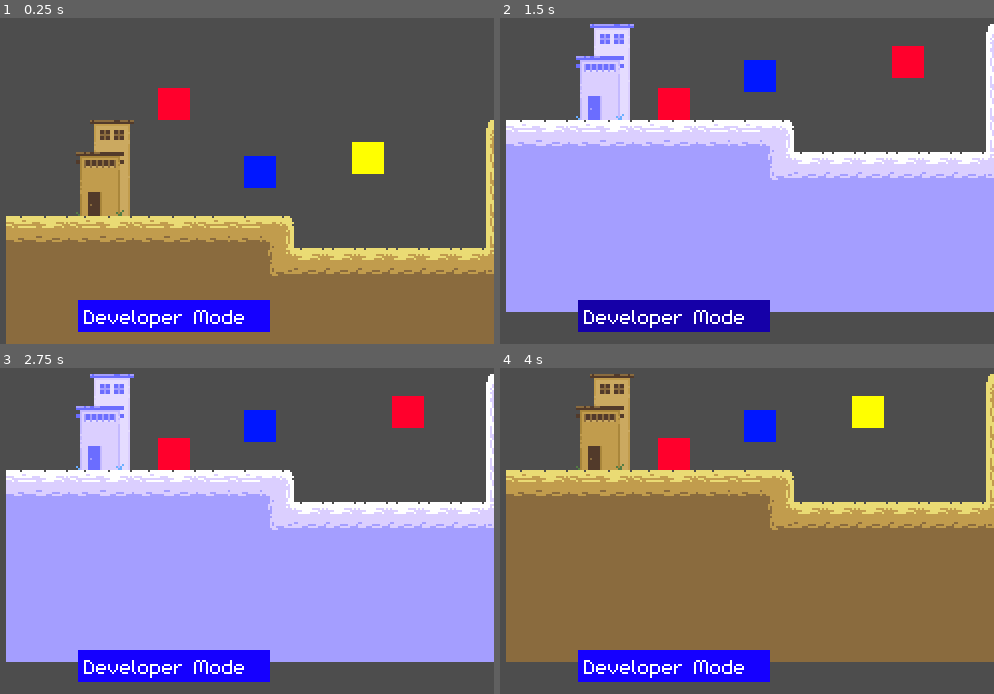
Above: before the commit, frames 1-4 (two rows, left to right).
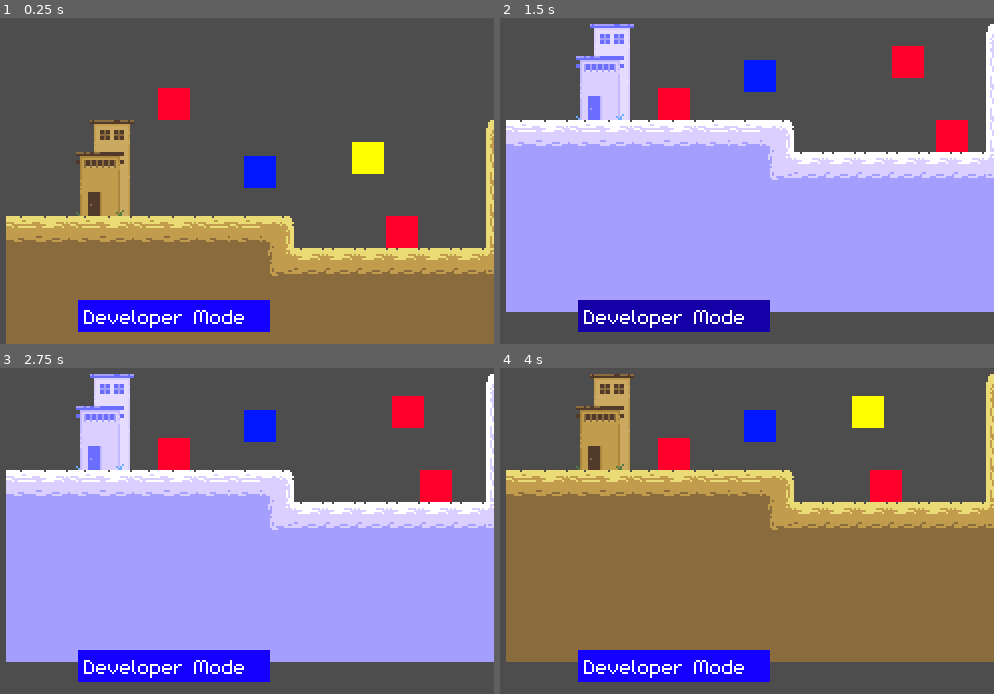
Above: after the commit, the same moments.

Repository: computing-lex/ozymandias
Game: Godot game, scene res://assets/levels/level1.tscn
Same seed, same stepped clock (60 frames per second), same inputs: the game is played once before the commit and once after it. This scene is started directly instead of the project's main scene. The engine's default icon, where the game draws it, is replaced by a stand-in: a white triangle on a blue panel in a dark square.
Inputs (mouse positions are in pixels of both pictures, inside the frame that each line leads up to):
- Up to frame 1 (0.25 s): no input
- Up to frame 2 (1.5 s): click (712, 285) at 0.5 s; click (672, 314) at 1.25 s
- Up to frame 3 (2.75 s): click (212, 635) at 2 s
- Up to frame 4 (4 s): click (672, 664) at 2.75 s; click (712, 635) at 3.5 s

The runs differ from the first frame. In frame 1, 0.6% of the frame differs, in the area x 78-85%, y 60-71%; in frame 2, 0.6%; in frame 3, 0.6%; in frame 4, 0.6%.

Commit message:
Snake
Added Snake

Diff:
--- a/assets/entities/checkpoint.tscn
+++ b/assets/entities/checkpoint.tscn
@@ -1,6 +1,6 @@
 [gd_scene load_steps=3 format=3 uid="uid://bku5eb3s7nplv"]
 
-[ext_resource type="Script" uid="uid://6tfinsa0c332" path="res://checkpoint.gd" id="1_3v702"]
+[ext_resource type="Script" uid="uid://6tfinsa0c332" path="res://scripts/checkpoint.gd" id="1_3v702"]
 [ext_resource type="Texture2D" uid="uid://bo6w7k8et1ckp" path="res://assets/textures/green.png" id="2_s4268"]
 
 [node name="Checkpoint" type="Node2D" groups=["Checkpoints"]]
--- a/assets/entities/devblock.tscn
+++ b/assets/entities/devblock.tscn
@@ -1,6 +1,6 @@
 [gd_scene load_steps=4 format=3 uid="uid://t1800mv1fdrt"]
 
-[ext_resource type="Script" uid="uid://djn0f2fm1ss4w" path="res://assets/entities/specialblock.gd" id="1_bgq68"]
+[ext_resource type="Script" uid="uid://djn0f2fm1ss4w" path="res://scripts/specialblock.gd" id="1_bgq68"]
 [ext_resource type="Texture2D" uid="uid://ejrddxtnpaxq" path="res://testassets/RED.png" id="1_jseht"]
 
 [sub_resource type="RectangleShape2D" id="RectangleShape2D_v46r2"]
--- /dev/null
+++ b/assets/entities/go_left.tscn
@@ -0,0 +1,20 @@
+[gd_scene load_steps=4 format=3 uid="uid://dww0tcjipnvwn"]
+
+[ext_resource type="Script" uid="uid://bdcit0hggr131" path="res://scripts/go_left.gd" id="1_d4yxh"]
+[ext_resource type="Texture2D" uid="uid://c1tuno812qk5h" path="res://assets/textures/L_BLOCK.png" id="1_o1oxw"]
+
+[sub_resource type="RectangleShape2D" id="RectangleShape2D_d4yxh"]
+size = Vector2(16, 16)
+
+[node name="Go_Left" type="Node2D"]
+script = ExtResource("1_d4yxh")
+
+[node name="Area" type="Area2D" parent="."]
+
+[node name="CollisionShape2D" type="CollisionShape2D" parent="Area"]
+shape = SubResource("RectangleShape2D_d4yxh")
+
+[node name="LBlock" type="Sprite2D" parent="."]
+texture = ExtResource("1_o1oxw")
+
+[connection signal="area_entered" from="Area" to="." method="_on_area_area_entered"]
--- /dev/null
+++ b/assets/entities/go_right.tscn
@@ -0,0 +1,20 @@
+[gd_scene load_steps=4 format=3 uid="uid://o555nts6aw8u"]
+
+[ext_resource type="Script" uid="uid://dfe0c5kjuld77" path="res://scripts/go_right.gd" id="1_7elkc"]
+[ext_resource type="Texture2D" uid="uid://bsi61rdb0rlrx" path="res://assets/textures/R_BLOCK.png" id="1_gfbpy"]
+
+[sub_resource type="RectangleShape2D" id="RectangleShape2D_d4yxh"]
+size = Vector2(16, 16)
+
+[node name="Go_Right" type="Node2D"]
+script = ExtResource("1_7elkc")
+
+[node name="Area" type="Area2D" parent="."]
+
+[node name="CollisionShape2D" type="CollisionShape2D" parent="Area"]
+shape = SubResource("RectangleShape2D_d4yxh")
+
+[node name="RBlock" type="Sprite2D" parent="."]
+texture = ExtResource("1_gfbpy")
+
+[connection signal="area_entered" from="Area" to="." method="_on_area_area_entered"]
--- a/assets/entities/kill_zone.tscn
+++ b/assets/entities/kill_zone.tscn
@@ -1,6 +1,6 @@
 [gd_scene load_steps=4 format=3 uid="uid://dwdmcdhndqycl"]
 
-[ext_resource type="Script" uid="uid://bqp1orqjrv7cc" path="res://assets/entities/kill_zone.gd" id="1_d33h1"]
+[ext_resource type="Script" uid="uid://bqp1orqjrv7cc" path="res://scripts/kill_zone.gd" id="1_d33h1"]
 [ext_resource type="Texture2D" uid="uid://ejrddxtnpaxq" path="res://testassets/RED.png" id="1_wop08"]
 
 [sub_resource type="RectangleShape2D" id="RectangleShape2D_d33h1"]
--- a/assets/entities/normalblock.tscn
+++ b/assets/entities/normalblock.tscn
@@ -1,6 +1,6 @@
 [gd_scene load_steps=4 format=3 uid="uid://kqemi18vkewi"]
 
-[ext_resource type="Script" uid="uid://djn0f2fm1ss4w" path="res://assets/entities/specialblock.gd" id="1_jin8r"]
+[ext_resource type="Script" uid="uid://djn0f2fm1ss4w" path="res://scripts/specialblock.gd" id="1_jin8r"]
 [ext_resource type="Texture2D" uid="uid://q8nw8f34m4yl" path="res://testassets/YELLOW.png" id="1_vq07p"]
 
 [sub_resource type="RectangleShape2D" id="RectangleShape2D_v46r2"]
--- /dev/null
+++ b/assets/entities/snake_enemy.tscn
@@ -0,0 +1,47 @@
+[gd_scene load_steps=6 format=3 uid="uid://bgcm6p3yclnui"]
+
+[ext_resource type="Script" uid="uid://cg21jw8dfjd2c" path="res://scripts/goomba.gd" id="1_u6sa4"]
+[ext_resource type="Texture2D" uid="uid://ejrddxtnpaxq" path="res://testassets/RED.png" id="2_1kgul"]
+
+[sub_resource type="SpriteFrames" id="SpriteFrames_fj7dg"]
+animations = [{
+"frames": [{
+"duration": 1.0,
+"texture": ExtResource("2_1kgul")
+}],
+"loop": true,
+"name": &"default",
+"speed": 5.0
+}]
+
+[sub_resource type="RectangleShape2D" id="RectangleShape2D_fj7dg"]
+size = Vector2(10, 4)
+
+[sub_resource type="RectangleShape2D" id="RectangleShape2D_16sg7"]
+size = Vector2(16, 15)
+
+[node name="SnakeEnemy" type="CharacterBody2D" groups=["Enemies"]]
+script = ExtResource("1_u6sa4")
+
+[node name="AnimatedSprite2D" type="AnimatedSprite2D" parent="."]
+sprite_frames = SubResource("SpriteFrames_fj7dg")
+
+[node name="HitZone" type="Area2D" parent="."]
+
+[node name="CollisionShape2D" type="CollisionShape2D" parent="HitZone"]
+position = Vector2(0, -10)
+shape = SubResource("RectangleShape2D_fj7dg")
+
+[node name="KillZone" type="Area2D" parent="."]
+
+[node name="CollisionShape2D" type="CollisionShape2D" parent="KillZone"]
+position = Vector2(0, 0.5)
+shape = SubResource("RectangleShape2D_16sg7")
+
+[node name="Timer" type="Timer" parent="."]
+wait_time = 0.1
+one_shot = true
+
+[connection signal="body_entered" from="HitZone" to="." method="_on_hit_zone_body_entered"]
+[connection signal="body_entered" from="KillZone" to="." method="_on_kill_zone_body_entered"]
+[connection signal="timeout" from="Timer" to="." method="_on_timer_timeout"]
--- /dev/null
+++ b/assets/entities/spawner.tscn
@@ -0,0 +1,10 @@
+[gd_scene load_steps=3 format=3 uid="uid://ctsnonunmuey4"]
+
+[ext_resource type="Script" uid="uid://cwtvdbw7ao4i2" path="res://spawner.gd" id="1_ghcjk"]
+[ext_resource type="Texture2D" uid="uid://drhuiy0ecq3qn" path="res://assets/textures/S_BLOCK.png" id="2_kq3eh"]
+
+[node name="Spawner" type="Node2D" groups=["Spawner"]]
+script = ExtResource("1_ghcjk")
+
+[node name="SBlock" type="Sprite2D" parent="."]
+texture = ExtResource("2_kq3eh")
--- a/assets/levels/level1.tscn
+++ b/assets/levels/level1.tscn
@@ -6,8 +6,11 @@
 [ext_resource type="PackedScene" uid="uid://crrves6xa00q2" path="res://testassets/interactable.tscn" id="5_460cx"]
 [ext_resource type="PackedScene" uid="uid://kqemi18vkewi" path="res://assets/entities/normalblock.tscn" id="6_0lc1s"]
 [ext_resource type="PackedScene" uid="uid://t1800mv1fdrt" path="res://assets/entities/devblock.tscn" id="7_gu8wd"]
-[ext_resource type="PackedScene" path="res://assets/entities/checkpoint.tscn" id="8_gu8wd"]
-[ext_resource type="PackedScene" path="res://assets/entities/kill_zone.tscn" id="9_yyv2f"]
+[ext_resource type="PackedScene" uid="uid://bku5eb3s7nplv" path="res://assets/entities/checkpoint.tscn" id="8_gu8wd"]
+[ext_resource type="PackedScene" uid="uid://dwdmcdhndqycl" path="res://assets/entities/kill_zone.tscn" id="9_yyv2f"]
+[ext_resource type="PackedScene" uid="uid://dww0tcjipnvwn" path="res://assets/entities/go_left.tscn" id="10_5u7d1"]
+[ext_resource type="PackedScene" uid="uid://ctsnonunmuey4" path="res://assets/entities/spawner.tscn" id="11_5u7d1"]
+[ext_resource type="PackedScene" uid="uid://o555nts6aw8u" path="res://assets/entities/go_right.tscn" id="11_pcd67"]
 
 [node name="Level1" type="Node2D"]
 script = ExtResource("1_d7tdo")
@@ -35,5 +38,25 @@
 position = Vector2(13, -45)
 
 [node name="KillZone" parent="." instance=ExtResource("9_yyv2f")]
-position = Vector2(567, 182)
+position = Vector2(401.00006, 179)
 scale = Vector2(60, 1)
+
+[node name="Go_Left" parent="." instance=ExtResource("10_5u7d1")]
+position = Vector2(247, 24)
+
+[node name="Go_Right" parent="." instance=ExtResource("11_pcd67")]
+position = Vector2(137, 24)
+
+[node name="Spawner" parent="." instance=ExtResource("11_5u7d1")]
+position = Vector2(193, 24)
+Enemy_Type = "Snake"
+
+[node name="Go_Left2" parent="." instance=ExtResource("10_5u7d1")]
+position = Vector2(626, -24)
+
+[node name="Go_Right2" parent="." instance=ExtResource("11_pcd67")]
+position = Vector2(427, -24)
+
+[node name="Spawner2" parent="." instance=ExtResource("11_5u7d1")]
+position = Vector2(519, -24)
+Enemy_Type = "Snake"
--- a/assets/player/player.tscn
+++ b/assets/player/player.tscn
@@ -24,60 +24,63 @@
 
 var CheckPoint = 0
 
+var dead = false
+
 func _ready():
 	Dialogue.visible = false
 
 func _physics_process(delta: float) -> void:
-	var check = false
-	if Detector.get_overlapping_areas().size() != 0:
-		for Area in Detector.get_overlapping_areas():
-			if Area.is_in_group(\"Interactible\"):
-				In_Interactible = true
-				check = true
-			if check == false:
-				In_Interactible = false
-	else:
-		In_Interactible = false
-
-	if In_Interactible == true:
-		HeadText.visible = true
-	else:
-		HeadText.visible = false
-
-
-
-	# Add the gravity.
-	if not is_on_floor():
-		velocity += get_gravity() * delta
-
-	if ReadState == 0:
-		if Input.is_action_just_pressed(\"ui_select\"):
-			if In_Interactible == true:
-				ReadState = 1
-				for Area in Detector.get_overlapping_areas():
-					if Area.is_in_group(\"Interactible\"):
-						if Area.get_parent().Use_States == false:
-							display_dialogue_text(Area.get_parent().Text1+\"\\n\\nE - Continue\")
-
-		# Handle jump.
-		if Input.is_action_just_pressed(\"ui_accept\") and is_on_floor():
-			velocity.y = JUMP_VELOCITY
-
-		# Get the input direction and handle the movement/deceleration.
-		# As good practice, you should replace UI actions with custom gameplay actions.
-		var direction := Input.get_axis(\"ui_left\", \"ui_right\")
-		if direction:
-			velocity.x = direction * SPEED
+	if dead == false:
+		var check = false
+		if Detector.get_overlapping_areas().size() != 0:
+			for Area in Detector.get_overlapping_areas():
+				if Area.is_in_group(\"Interactible\"):
+					In_Interactible = true
+					check = true
+				if check == false:
+					In_Interactible = false
 		else:
-			velocity.x = move_toward(velocity.x, 0, SPEED)
-
-	if ReadState == 2:
-		velocity.x = 0
-		if Input.is_action_just_pressed(\"ui_select\"):
-			Dialogue.visible = false
-			ReadState = 0
-
-	move_and_slide()
+			In_Interactible = false
+
+		if In_Interactible == true:
+			HeadText.visible = true
+		else:
+			HeadText.visible = false
+
+
+
+		# Add the gravity.
+		if not is_on_floor():
+			velocity += get_gravity() * delta
+
+		if ReadState == 0:
+			if Input.is_action_just_pressed(\"ui_select\"):
+				if In_Interactible == true:
+					ReadState = 1
+					for Area in Detector.get_overlapping_areas():
+						if Area.is_in_group(\"Interactible\"):
+							if Area.get_parent().Use_States == false:
+								display_dialogue_text(Area.get_parent().Text1+\"\\n\\nE - Continue\")
+
+			# Handle jump.
+			if Input.is_action_just_pressed(\"ui_accept\") and is_on_floor():
+				velocity.y = JUMP_VELOCITY
+
+			# Get the input direction and handle the movement/deceleration.
+			# As good practice, you should replace UI actions with custom gameplay actions.
+			var direction := Input.get_axis(\"ui_left\", \"ui_right\")
+			if direction:
+				velocity.x = direction * SPEED
+			else:
+				velocity.x = move_toward(velocity.x, 0, SPEED)
+
+		if ReadState == 2:
+			velocity.x = 0
+			if Input.is_action_just_pressed(\"ui_select\"):
+				Dialogue.visible = false
+				ReadState = 0
+
+		move_and_slide()
 
 func display_dialogue_text(dialogue_input):
 	Dialogue.visible = true
@@ -98,6 +101,7 @@
 		get_parent().update_mode()
 
 func to_death():
+	dead = true
 	death()
 
 func death():
@@ -105,6 +109,8 @@
 		if Child.is_in_group(\"Checkpoints\"):
 			if Child.CheckPoint == CheckPoint:
 				position = Child.position
+	get_parent().reset_enemies()
+	dead = false
 "
 
 [sub_resource type="RectangleShape2D" id="RectangleShape2D_onrkg"]
@@ -186,6 +192,7 @@
 shape = SubResource("RectangleShape2D_onrkg")
 
 [node name="Icon" type="Sprite2D" parent="."]
+z_index = 4096
 position = Vector2(-4.7683716e-07, -9.536743e-07)
 texture = ExtResource("1_d6veg")
 
--- a/project.godot
+++ b/project.godot
@@ -26,6 +26,8 @@
 Normal_Only=""
 Dev_Only=""
 Checkpoints=""
+Enemies=""
+Spawner=""
 
 [input]
 
--- a/scripts/game.gd
+++ b/scripts/game.gd
@@ -4,6 +4,7 @@
 @onready var TheWorld = $TheWorld
 
 func _ready():
+	reset_enemies()
 	for Child in get_children():
 		if Child.is_in_group("Dev_Only"):
 			Child.visible = false
@@ -23,3 +24,11 @@
 			if Child.is_in_group("Normal_Only"):
 				Child.visible = false
 		TheWorld.material.set_shader_parameter("dev_mode",true)
+
+func reset_enemies():
+	for Child in get_children():
+		if Child.is_in_group("Enemies"):
+			Child.queue_free()
+	for Child in get_children():
+		if Child.is_in_group("Spawner"):
+			Child.spawn()
--- /dev/null
+++ b/scripts/go_left.gd
@@ -0,0 +1,8 @@
+extends Node2D
+
+func _ready() -> void:
+	visible = false
+
+func _on_area_area_entered(area: Area2D) -> void:
+	if area.get_parent().is_in_group("Enemies"):
+		area.get_parent().heading = "Left"
--- /dev/null
+++ b/scripts/go_right.gd
@@ -0,0 +1,8 @@
+extends Node2D
+
+func _ready() -> void:
+	visible = false
+
+func _on_area_area_entered(area: Area2D) -> void:
+	if area.get_parent().is_in_group("Enemies"):
+		area.get_parent().heading = "Right"
--- /dev/null
+++ b/scripts/goomba.gd
@@ -0,0 +1,44 @@
+extends CharacterBody2D
+
+const SPEED = 20
+
+var dead = false
+var heading = "Right"
+
+@onready var Hitzone = $HitZone
+@onready var KillZone = $KillZone
+@onready var DeathTimer = $Timer
+
+func _physics_process(delta: float) -> void:
+	if visible == true:
+		if heading == "Right":
+			velocity.x = SPEED
+		elif heading == "Left":
+			velocity.x = -SPEED
+		if dead == false:
+			move_and_slide()
+
+func _on_kill_zone_body_entered(body: Node2D) -> void:
+	if visible == true:
+		if dead == false:
+			if body.is_in_group("Player"):
+				print(Hitzone.get_child(0))
+				Hitzone.get_child(0).disabled = true
+				DeathTimer.start()
+				body.dead = true
+				body.to_death()
+
+func _on_hit_zone_body_entered(body: Node2D) -> void:
+	if visible == true:
+		if body.is_in_group("Player"):
+			if body.dead == false:
+				if dead == false:
+					KillZone.get_child(0).disabled = true
+					dead = true
+					death()
+
+func death():
+	pass
+
+func _on_timer_timeout() -> void:
+	Hitzone.get_child(0).disabled = false
--- /dev/null
+++ b/spawner.gd
@@ -0,0 +1,17 @@
+extends Node2D
+
+var Snake_Enemy = preload("res://assets/entities/snake_enemy.tscn")
+
+var Spawn
+
+@export var Enemy_Type = ""
+
+func _ready():
+	visible = false
+
+func spawn():
+	match Enemy_Type:
+		"Snake":
+			Spawn = Snake_Enemy.instantiate()
+	Spawn.position = position
+	get_parent().add_child(Spawn)
Not shown: 1 places in assets/levels/level1.tscn that only renumber resources
Binary file added: assets/textures/L_BLOCK.png
Not shown, added: assets/textures/L_BLOCK.png.import
Binary file added: assets/textures/R_BLOCK.png
Not shown, added: assets/textures/R_BLOCK.png.import
Binary file added: assets/textures/S_BLOCK.png
Not shown, added: assets/textures/S_BLOCK.png.import
Renamed: character_body_2d.gd -> scripts/character_body_2d.gd
Renamed: character_body_2d.gd.uid -> scripts/character_body_2d.gd.uid
Renamed: checkpoint.gd -> scripts/checkpoint.gd
Renamed: checkpoint.gd.uid -> scripts/checkpoint.gd.uid
Not shown, added: scripts/go_left.gd.uid
(and 7 more such lines)
